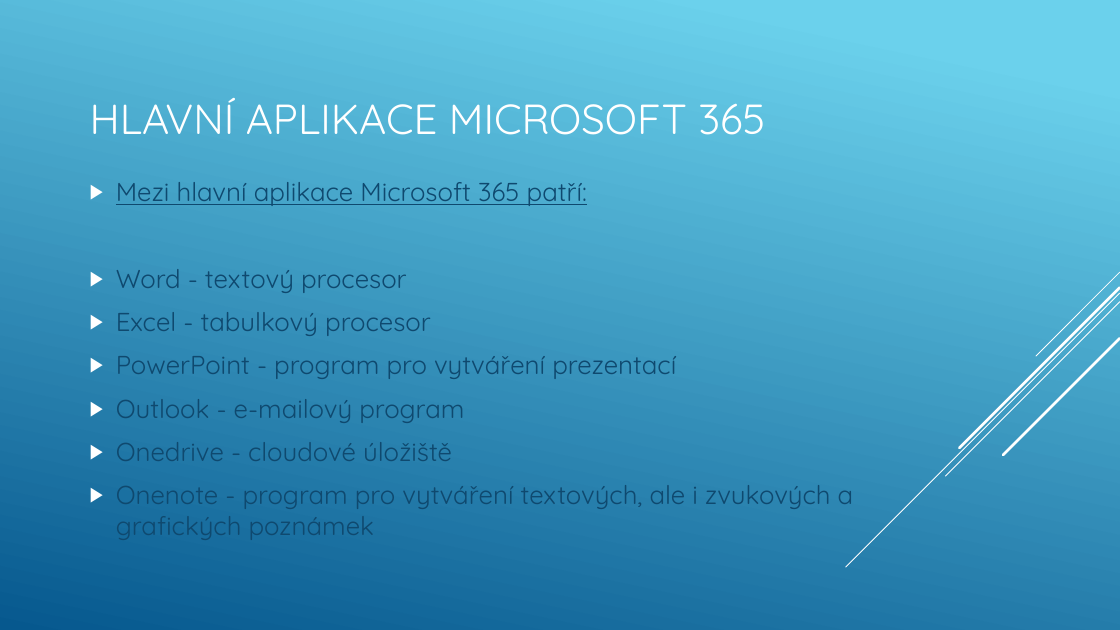
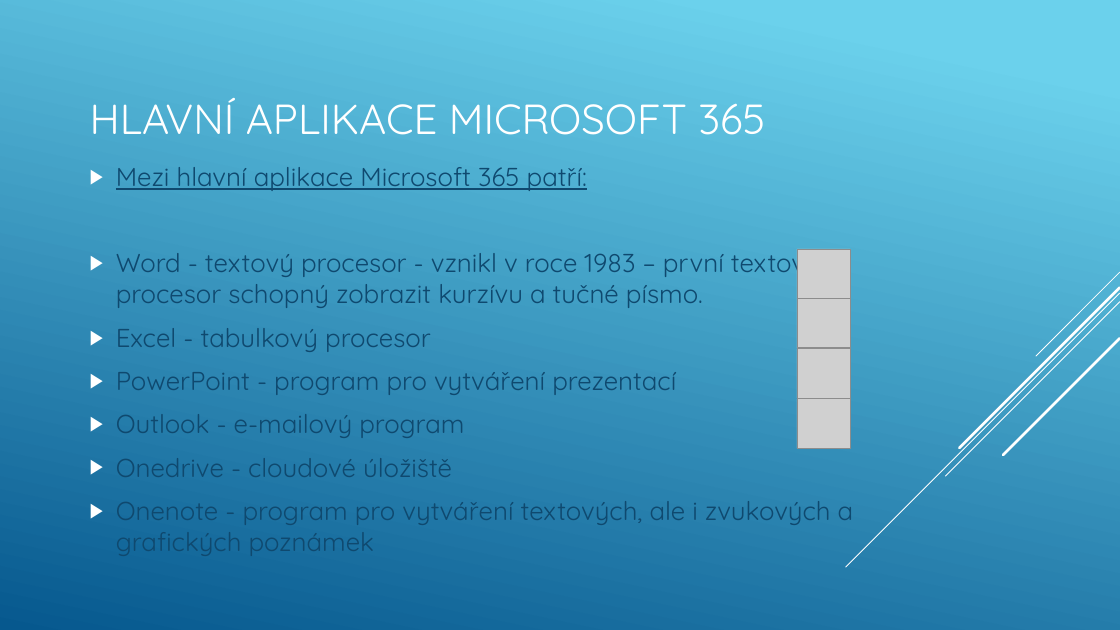
Before and after one commit to machacekadam/Office-365-a-jeho-mo-nosti, a slide deck: slide 10 of Machacek.pptx. Drawn at 1120x630 pixels with LibreOffice and Linux fonts; fonts in the diff are those of the drawing; grey boxes stand for pictures. Boxes give left, top, right and bottom in pixels: in the first picture for what was removed or moved away, otherwise in the second. Text is boxed around its words. In the diff, an @@ line names an element or a change of style, - is before the commit and + after.

```diff
--- a/Machacek.pptx
+++ b/Machacek.pptx
@@ text at (x1=116, y1=249, x2=820, y2=308): text changed @@
-▶ Word - textový procesor
+▶ Word - textový procesor - vznikl v roce 1983 – první textový procesor schopný zobrazit kurzívu a tučné písmo.
@@ picture added at (x1=797, y1=249, x2=850, y2=298) @@
@@ picture added at (x1=797, y1=298, x2=850, y2=348) @@
@@ picture added at (x1=797, y1=349, x2=850, y2=398) @@
@@ picture added at (x1=797, y1=399, x2=850, y2=449) @@
```
Also in this commit, not shown: 1 other slide changed, 4 slides added.
